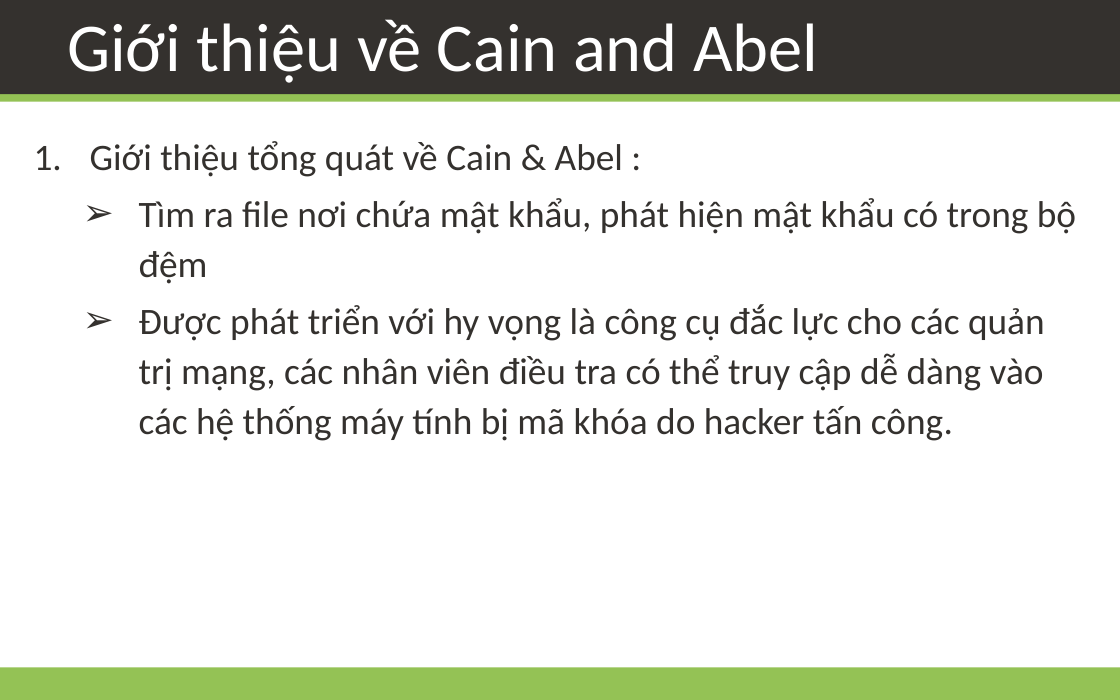
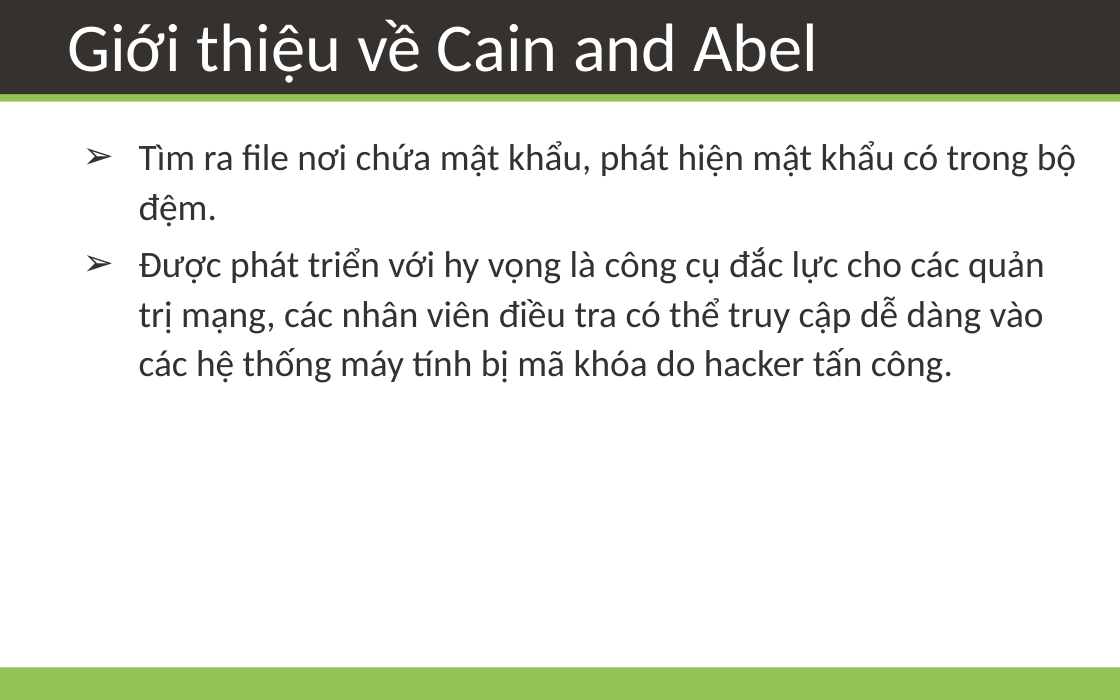
Before and after one commit to daotk/cdkpt, a slide deck: slide 5 of CDBM/Team Assignment 01/Team02.pptx. Drawn at 1120x700 pixels with LibreOffice and Linux fonts; fonts in the diff are those of the drawing; background and template pictures are left out. Boxes give left, top, right and bottom in pixels: in the first picture for what was removed or moved away, otherwise in the second. Text is boxed around its words. In the diff, an @@ line names an element or a change of style, - is before the commit and + after.

```diff
--- a/CDBM/Team Assignment 01/Team02.pptx
+++ b/CDBM/Team Assignment 01/Team02.pptx
@@ text at (139,141,1076,227): text changed @@
-1. Giới thiệu tổng quát về Cain & Abel :
-  ➢ Tìm ra file nơi chứa mật khẩu, phát hiện mật khẩu có trong bộ đệm
+  ➢ Tìm ra file nơi chứa mật khẩu, phát hiện mật khẩu có trong bộ đệm.
```
Also in this commit, not shown: 10 other slides changed, 1 slide removed.
